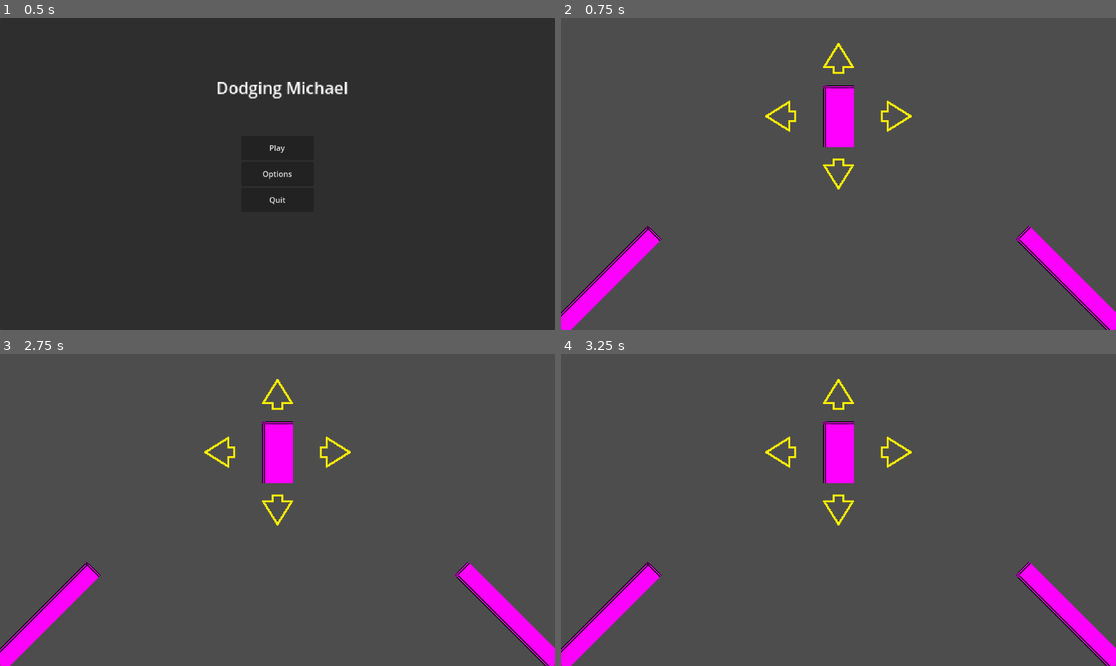
Above: before the commit, frames 1-4 (two rows, left to right).
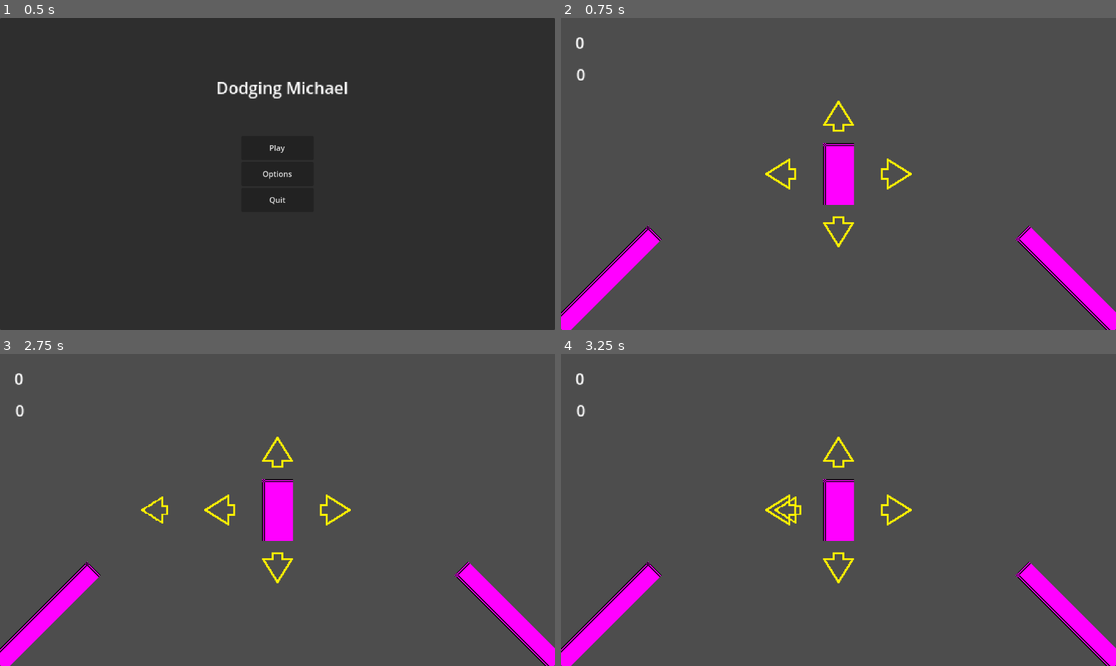
Above: after the commit, the same moments.

Repository: AlphaZero999/GAE-GameJam
Game: Godot game, scene res://scenes/main.tscn
Two runs of this game, one before a commit and one after it. Both use one fixed random seed, a clock stepped at 60 frames per second and the inputs below. Sound files missing from this copy of the repository are replaced by a short silence.
Inputs:
- Up to frame 1 (0.5 s): no input
- Up to frame 2 (0.75 s): click "Play" at 0.5 s
- Up to frame 3 (2.75 s): tap Enter at 1.25 s; tap Space at 2 s
- Up to frame 4 (3.25 s): no input

Frame 1 is identical in both runs. In frame 2, 3.0% of the frame differs, in the area x 2-64%, y 6-74%; in frame 3, 3.1%; in frame 4, 3.1%.

Commit message:
Add basic rhythm game

Diff:
--- /dev/null
+++ b/gae-gamejam/Globals/conductor_variables.gd
@@ -0,0 +1,14 @@
+extends Node
+
+signal beat
+signal measure
+
+var score = 0
+var combo = 0
+var great = 0
+var good = 0
+var okay = 0
+var missed = 0
+
+func set_score(_score):
+	score = _score
--- a/gae-gamejam/project.godot
+++ b/gae-gamejam/project.godot
@@ -14,6 +14,14 @@
 run/main_scene="uid://byhkn6vlecnxi"
 config/features=PackedStringArray("4.4", "Forward Plus")
 config/icon="res://icon.svg"
+
+[autoload]
+
+ConductorVariables="*res://Globals/conductor_variables.gd"
+
+[global_group]
+
+note=""
 
 [input]
 
--- /dev/null
+++ b/gae-gamejam/scenes/arrow/arrow.gd
@@ -0,0 +1,82 @@
+extends AnimatedSprite2D
+
+@onready var push_timer: Timer = $PushTimer
+
+## dodge_left, dodge_right, dodge_up, dodge_down
+@export var input = ""
+
+var perfect = false
+var good = false
+var okay = false
+var missed = false
+var current_note = null
+
+func _unhandled_input(event: InputEvent) -> void:
+	if event.is_action(input):
+		if event.is_action_pressed(input, false):
+			if current_note != null:
+				if perfect:
+					get_parent().get_parent().increment_score(3)
+					current_note.destroy(3)
+				elif good:
+					get_parent().get_parent().increment_score(2)
+					current_note.destroy(2)
+				elif okay:
+					get_parent().get_parent().increment_score(1)
+					current_note.destroy(1)
+				_reset()
+			else:
+				get_parent().get_parent().increment_score(0) #To reset combo
+				#current_note.destroy(0)
+		if event.is_action_pressed(input):
+			frame = 1
+		elif event.is_action_released(input):
+			push_timer.start()
+
+
+func _on_perfect_area_area_entered(area: Area2D) -> void:
+	if area.is_in_group("note"):
+		perfect = true
+		#print("Hit Perfect")
+
+func _on_perfect_area_area_exited(area: Area2D) -> void:
+	if area.is_in_group("note"):
+		perfect = false
+
+func _on_good_area_area_entered(area: Area2D) -> void:
+	if area.is_in_group("note"):
+		good = true
+		#print("Hit Good")
+
+func _on_good_area_area_exited(area: Area2D) -> void:
+	if area.is_in_group("note"):
+		good = false
+
+func _on_okay_area_area_entered(area: Area2D) -> void:
+	if area.is_in_group("note"):
+		okay = true
+		current_note = area
+		#print("Hit okay")
+
+func _on_okay_area_area_exited(area: Area2D) -> void:
+	if area.is_in_group("note"):
+		okay = false
+		current_note = null
+
+
+func _on_miss_area_area_entered(area: Area2D) -> void:
+	if area.is_in_group("note"):
+		get_parent().get_parent().increment_score(0) #To reset combo
+		area.destroy(0)
+
+
+
+func _reset():
+	current_note = null
+	perfect = false
+	good = false
+	okay = false
+	missed = false
+
+func _on_push_timer_timeout() -> void:
+	frame = 0
--- /dev/null
+++ b/gae-gamejam/scenes/arrow/arrow.tscn
@@ -0,0 +1,68 @@
+[gd_scene load_steps=9 format=3 uid="uid://cfvyhiunbdwtw"]
+
+[ext_resource type="Texture2D" uid="uid://deg14rcmbdr8a" path="res://assets/yellow_arrow_empty.png" id="1_8e2im"]
+[ext_resource type="Texture2D" uid="uid://ct2wtsnswb8nu" path="res://assets/yellow_arrow_filled.png" id="2_hp5o0"]
+[ext_resource type="Script" uid="uid://bq5c8sj1fsyhg" path="res://scenes/arrow/arrow.gd" id="3_hp5o0"]
+
+[sub_resource type="SpriteFrames" id="SpriteFrames_yigju"]
+animations = [{
+"frames": [{
+"duration": 1.0,
+"texture": ExtResource("1_8e2im")
+}, {
+"duration": 1.0,
+"texture": ExtResource("2_hp5o0")
+}],
+"loop": true,
+"name": &"default",
+"speed": 5.0
+}]
+
+[sub_resource type="RectangleShape2D" id="RectangleShape2D_8e2im"]
+size = Vector2(10, 5)
+
+[sub_resource type="RectangleShape2D" id="RectangleShape2D_hp5o0"]
+size = Vector2(10, 18)
+
+[sub_resource type="RectangleShape2D" id="RectangleShape2D_yigju"]
+size = Vector2(10, 35)
+
+[sub_resource type="RectangleShape2D" id="RectangleShape2D_bjwy3"]
+size = Vector2(10, 10)
+
+[node name="Arrow" type="AnimatedSprite2D"]
+sprite_frames = SubResource("SpriteFrames_yigju")
+script = ExtResource("3_hp5o0")
+
+[node name="PerfectArea" type="Area2D" parent="."]
+
+[node name="CollisionShape2D" type="CollisionShape2D" parent="PerfectArea"]
+shape = SubResource("RectangleShape2D_8e2im")
+
+[node name="GoodArea" type="Area2D" parent="."]
+
+[node name="CollisionShape2D" type="CollisionShape2D" parent="GoodArea"]
+shape = SubResource("RectangleShape2D_hp5o0")
+
+[node name="OkayArea" type="Area2D" parent="."]
+
+[node name="CollisionShape2D" type="CollisionShape2D" parent="OkayArea"]
+shape = SubResource("RectangleShape2D_yigju")
+
+[node name="MissArea" type="Area2D" parent="."]
+position = Vector2(0, 40)
+
+[node name="CollisionShape2D" type="CollisionShape2D" parent="MissArea"]
+shape = SubResource("RectangleShape2D_bjwy3")
+
+[node name="PushTimer" type="Timer" parent="."]
+wait_time = 0.1
+
+[connection signal="area_entered" from="PerfectArea" to="." method="_on_perfect_area_area_entered"]
+[connection signal="area_exited" from="PerfectArea" to="." method="_on_perfect_area_area_exited"]
+[connection signal="area_entered" from="GoodArea" to="." method="_on_good_area_area_entered"]
+[connection signal="area_exited" from="GoodArea" to="." method="_on_good_area_area_exited"]
+[connection signal="area_entered" from="OkayArea" to="." method="_on_okay_area_area_entered"]
+[connection signal="area_exited" from="OkayArea" to="." method="_on_okay_area_area_exited"]
+[connection signal="area_entered" from="MissArea" to="." method="_on_miss_area_area_entered"]
+[connection signal="timeout" from="PushTimer" to="." method="_on_push_timer_timeout"]
--- /dev/null
+++ b/gae-gamejam/scenes/conductor/conductor.gd
@@ -0,0 +1,64 @@
+extends AudioStreamPlayer
+
+@onready var start_timer: Timer = $StartTimer
+
+
+@export var bpm = 100
+@export var measures = 4
+
+var song_position = 0.0
+var song_position_in_beats = 1
+var sec_per_beat = 60 / bpm
+var last_reported_beat = 0
+var beats_before_start = 0
+var measure = 1
+
+var closest = 0
+var time_off_beat = 0.0
+
+func _ready() -> void:
+	sec_per_beat = 60.0 / bpm
+
+func _physics_process(delta: float) -> void:
+	if playing:
+		song_position = get_playback_position() + AudioServer.get_time_since_last_mix()
+		song_position -= AudioServer.get_output_latency()
+		song_position_in_beats = int(floor(song_position / sec_per_beat)) + beats_before_start
+		_report_beat()
+
+
+func _report_beat():
+	if last_reported_beat < song_position_in_beats:
+		if measure > measures:
+			measure = 1
+		ConductorVariables.beat.emit(song_position_in_beats)
+		ConductorVariables.measure.emit(measure)
+		last_reported_beat = song_position_in_beats
+		measure += 1
+
+# Play beats before the song is starting
+func play_with_beats_offset(num):
+	beats_before_start = num
+	start_timer.wait_time = sec_per_beat
+	start_timer.start()
+
+# Play the beat on offset
+func play_from_beat(beat, offset):
+	play()
+	seek(beat * sec_per_beat)
+	beats_before_start = offset
+
+	measure = beat % measures
+
+
+func _on_start_timer_timeout() -> void:
+	song_position_in_beats += 1
+	if song_position_in_beats < beats_before_start - 1:
+		start_timer.start()
+	elif song_position_in_beats == beats_before_start - 1:
+		start_timer.wait_time = start_timer.wait_time - (AudioServer.get_time_to_next_mix() + AudioServer.get_output_latency())
+		start_timer.start()
+	else:
+		play()
+		start_timer.stop()
+	_report_beat()
--- /dev/null
+++ b/gae-gamejam/scenes/conductor/conductor.tscn
@@ -0,0 +1,10 @@
+[gd_scene load_steps=2 format=3 uid="uid://ciunrdwh6ohpj"]
+
+[ext_resource type="Script" uid="uid://d4cxj4i1gq8yw" path="res://scenes/conductor/conductor.gd" id="1_5fucu"]
+
+[node name="Conductor" type="AudioStreamPlayer"]
+script = ExtResource("1_5fucu")
+
+[node name="StartTimer" type="Timer" parent="."]
+
+[connection signal="timeout" from="StartTimer" to="." method="_on_start_timer_timeout"]
--- a/gae-gamejam/scenes/game/game.gd
+++ b/gae-gamejam/scenes/game/game.gd
@@ -1 +1,188 @@
 extends Node
+
+@onready var conductor: AudioStreamPlayer = $Conductor
+
+@onready var spawn_left: Node2D = %SpawnLeft
+@onready var spawn_right: Node2D = %SpawnRight
+@onready var spawn_up: Node2D = %SpawnUp
+@onready var spawn_down: Node2D = %SpawnDown
+
+
+var score = 0
+var combo = 0
+
+var max_combo = 0
+var great = 0
+var good = 0
+var okay = 0
+var missed = 0
+
+var bpm = 115
+
+var song_position = 0.0
+var song_position_in_beats = 0
+var last_spawned_beat = 0
+var sec_per_beat = 60.0 / bpm
+
+var spawn_1_beat = 0
+var spawn_2_beat = 0
+var spawn_3_beat = 1
+var spawn_4_beat = 0
+
+var spawn_point
+var direction
+
+var rand = 0
+var note = preload("res://scenes/note/note.tscn")
+var instance
+
+var rng = RandomNumberGenerator.new()
+
+func _ready() -> void:
+	conductor.play_with_beats_offset(4)
+	#conductor.play_from_beat(150, 8)
+
+	ConductorVariables.connect("beat", _on_Conductor_beat)
+	ConductorVariables.connect("measure", _on_Conductor_measure)
+
+
+func _on_Conductor_measure(position):
+	if position == 1:
+		_spawn_notes(spawn_1_beat)
+	elif position == 2:
+		_spawn_notes(spawn_2_beat)
+	elif position == 3:
+		_spawn_notes(spawn_3_beat)
+	elif position == 4:
+		_spawn_notes(spawn_4_beat)
+
+
+func _on_Conductor_beat(position):
+	song_position_in_beats = position
+	if song_position_in_beats > 36:
+		spawn_1_beat = 1
+		spawn_2_beat = 1
+		spawn_3_beat = 1
+		spawn_4_beat = 1
+	if song_position_in_beats > 98:
+		spawn_1_beat = 2
+		spawn_2_beat = 0
+		spawn_3_beat = 1
+		spawn_4_beat = 0
+	if song_position_in_beats > 132:
+		spawn_1_beat = 0
+		spawn_2_beat = 2
+		spawn_3_beat = 0
+		spawn_4_beat = 2
+	if song_position_in_beats > 162:
+		spawn_1_beat = 2
+		spawn_2_beat = 2
+		spawn_3_beat = 1
+		spawn_4_beat = 1
+	if song_position_in_beats > 194:
+		spawn_1_beat = 2
+		spawn_2_beat = 2
+		spawn_3_beat = 1
+		spawn_4_beat = 2
+	if song_position_in_beats > 228:
+		spawn_1_beat = 0
+		spawn_2_beat = 2
+		spawn_3_beat = 1
+		spawn_4_beat = 2
+	if song_position_in_beats > 258:
+		spawn_1_beat = 1
+		spawn_2_beat = 2
+		spawn_3_beat = 1
+		spawn_4_beat = 2
+	if song_position_in_beats > 288:
+		spawn_1_beat = 0
+		spawn_2_beat = 2
+		spawn_3_beat = 0
+		spawn_4_beat = 2
+	if song_position_in_beats > 322:
+		spawn_1_beat = 3
+		spawn_2_beat = 2
+		spawn_3_beat = 2
+		spawn_4_beat = 1
+	if song_position_in_beats > 388:
+		spawn_1_beat = 1
+		spawn_2_beat = 0
+		spawn_3_beat = 0
+		spawn_4_beat = 0
+	if song_position_in_beats > 396:
+		spawn_1_beat = 0
+		spawn_2_beat = 0
+		spawn_3_beat = 0
+		spawn_4_beat = 0
+	if song_position_in_beats > 404:
+		ConductorVariables.set_score(score)
+		ConductorVariables.combo = max_combo
+		ConductorVariables.great = great
+		ConductorVariables.good = good
+		ConductorVariables.okay = okay
+		ConductorVariables.missed = missed
+		if get_tree().change_scene("res://Scenes/End.tscn") != OK:
+			print ("Error changing scene to End")
+
+
+func _spawn_notes(to_spawn):
+	if to_spawn > 0:
+		direction = rng.randi_range(0, 4)
+		instance = note.instantiate()
+		init_note(direction)
+	if to_spawn > 1:
+		while rand == direction:
+			rand = rng.randi_range(0, 4)
+		direction = rand
+		instance = note.instantiate()
+		init_note(direction)
+
+
+func init_note(direction: int):
+	match direction:
+			0:
+				instance.initialize(Vector2(-1, 0)) # Left
+				add_child(instance)
+				instance.position = spawn_left.position
+			1:
+				instance.initialize(Vector2(1, 0)) # Right
+				add_child(instance)
+				instance.position = spawn_right.position
+			2:
+				instance.initialize(Vector2(0, -1)) # Up
+				add_child(instance)
+				instance.position = spawn_up.position
+			3:
+				instance.initialize(Vector2(0, 1)) # Down
+				add_child(instance)
+				instance.position = spawn_down.position
+
+func increment_score(by):
+	if by > 0:
+		combo += 1
+	else:
+		combo = 0
+
+	if by == 3:
+		great += 1
+	elif by == 2:
+		good += 1
+	elif by == 1:
+		okay += 1
+	else:
+		missed += 1
+
+
+	score += by * combo
+	$Label.text = str(score)
+	if combo > 0:
+		$Combo.text = str(combo) + " combo!"
+		if combo > max_combo:
+			max_combo = combo
+	else:
+		$Combo.text = ""
+
+
+func reset_combo():
+	combo = 0
+	$Combo.text = "0"
--- a/gae-gamejam/scenes/game/game.tscn
+++ b/gae-gamejam/scenes/game/game.tscn
@@ -1,8 +1,10 @@
-[gd_scene load_steps=5 format=3 uid="uid://4kda0hh3krtd"]
+[gd_scene load_steps=7 format=3 uid="uid://4kda0hh3krtd"]
 
 [ext_resource type="Script" uid="uid://dr4yhxkntfpvm" path="res://scenes/game/game.gd" id="1_7h61r"]
 [ext_resource type="PackedScene" uid="uid://ds80oqt87s0qt" path="res://scenes/player/player.tscn" id="1_sul5r"]
-[ext_resource type="Texture2D" uid="uid://deg14rcmbdr8a" path="res://assets/yellow_arrow_empty.png" id="3_0sr1o"]
+[ext_resource type="PackedScene" uid="uid://cfvyhiunbdwtw" path="res://scenes/arrow/arrow.tscn" id="3_kelw5"]
+[ext_resource type="PackedScene" uid="uid://ciunrdwh6ohpj" path="res://scenes/conductor/conductor.tscn" id="4_kelw5"]
+[ext_resource type="AudioStream" uid="uid://bt5q71jxwuvmr" path="res://assets/noodles.mp3" id="5_lfrn8"]
 
 [sub_resource type="PlaceholderTexture2D" id="PlaceholderTexture2D_0sr1o"]
 size = Vector2(20, 140)
@@ -11,32 +13,48 @@
 script = ExtResource("1_7h61r")
 
 [node name="Player" parent="." instance=ExtResource("1_sul5r")]
-position = Vector2(0, -60)
 
 [node name="Camera2D" type="Camera2D" parent="."]
 zoom = Vector2(2, 2)
 
-[node name="Arrows" type="Node2D" parent="."]
-position = Vector2(0, -60)
+[node name="PlayArea" type="Node2D" parent="."]
 
-[node name="ArrowLeft" type="Sprite2D" parent="Arrows"]
+[node name="ArrowLeft" parent="PlayArea" instance=ExtResource("3_kelw5")]
 position = Vector2(-60, 0)
 rotation = -1.5708
-texture = ExtResource("3_0sr1o")
+input = "dodge_left"
 
-[node name="ArrowRight" type="Sprite2D" parent="Arrows"]
+[node name="ArrowRight" parent="PlayArea" instance=ExtResource("3_kelw5")]
 position = Vector2(60, 0)
 rotation = 1.5708
-texture = ExtResource("3_0sr1o")
+input = "dodge_right"
 
-[node name="ArrowUp" type="Sprite2D" parent="Arrows"]
+[node name="ArrowUp" parent="PlayArea" instance=ExtResource("3_kelw5")]
 position = Vector2(0, -60)
-texture = ExtResource("3_0sr1o")
+input = "dodge_up"
 
-[node name="ArrowDown" type="Sprite2D" parent="Arrows"]
+[node name="ArrowDown" parent="PlayArea" instance=ExtResource("3_kelw5")]
 position = Vector2(0, 60)
-rotation = -3.14159
-texture = ExtResource("3_0sr1o")
+rotation = 3.14159
+input = "dodge_down"
+
+[node name="Spawns" type="Node2D" parent="PlayArea"]
+
+[node name="SpawnLeft" type="Node2D" parent="PlayArea/Spawns"]
+unique_name_in_owner = true
+position = Vector2(-150, 0)
+
+[node name="SpawnRight" type="Node2D" parent="PlayArea/Spawns"]
+unique_name_in_owner = true
+position = Vector2(150, 0)
+
+[node name="SpawnUp" type="Node2D" parent="PlayArea/Spawns"]
+unique_name_in_owner = true
+position = Vector2(0, -150)
+
+[node name="SpawnDown" type="Node2D" parent="PlayArea/Spawns"]
+unique_name_in_owner = true
+position = Vector2(0, 150)
 
 [node name="Pistols" type="Node2D" parent="."]
 position = Vector2(0, 110)
@@ -50,3 +68,22 @@
 position = Vector2(240, 0)
 rotation = -0.785398
 texture = SubResource("PlaceholderTexture2D_0sr1o")
+
+[node name="Conductor" parent="." instance=ExtResource("4_kelw5")]
+stream = ExtResource("5_lfrn8")
+volume_db = -14.991
+bpm = 87
+
+[node name="Label" type="Label" parent="."]
+offset_left = -273.0
+offset_top = -148.0
+offset_right = -233.0
+offset_bottom = -125.0
+text = "0"
+
+[node name="Combo" type="Label" parent="."]
+offset_left = -272.0
+offset_top = -115.0
+offset_right = -232.0
+offset_bottom = -92.0
+text = "0"
--- /dev/null
+++ b/gae-gamejam/scenes/note/note.gd
@@ -0,0 +1,62 @@
+extends Area2D
+
+var dist_to_target = 150
+var direction: Vector2
+
+var speed = 0
+var hit = false
+
+var destroy_threshold = 200
+
+
+func _ready():
+	pass
+
+
+func _physics_process(delta):
+	if !hit:
+		position -= speed * delta * direction
+		if position.length() > destroy_threshold:
+			queue_free()
+			get_parent().reset_combo()
+	else:
+		$Node2D.position += speed * delta * direction
+
+
+func initialize(_direction: Vector2):
+	direction = _direction
+	if direction == Vector2(-1, 0): # Left
+		$AnimatedSprite.frame = 0
+	elif direction == Vector2(1, 0): # Right
+		$AnimatedSprite.frame = 1
+	elif direction == Vector2(0, -1): # Up
+		$AnimatedSprite.frame = 2
+	elif direction == Vector2(0, 1): # Down
+		$AnimatedSprite.frame = 3
+	else:
+		printerr("Invalid note initialization: " + str(_direction))
+		return
+	#dist_to_target = _spawn_point
+	speed = dist_to_target / 1.0
+
+
+func destroy(score):
+	$CPUParticles2D.emitting = true
+	$AnimatedSprite.visible = false
+	$Timer.start()
+	hit = true
+	if score == 3:
+		$Node2D/Label.text = "PERFECT"
+		$Node2D/Label.modulate = Color("f6d6bd")
+	elif score == 2:
+		$Node2D/Label.text = "GOOD"
+		$Node2D/Label.modulate = Color("c3a38a")
+	elif score == 1:
+		$Node2D/Label.text = "OKAY"
+		$Node2D/Label.modulate = Color("997577")
+	elif score == 0:
+		$Node2D/Label.text = "MISS"
+		$Node2D/Label.modulate = Color("e32619")
+
+func _on_timer_timeout() -> void:
+	queue_free()
--- /dev/null
+++ b/gae-gamejam/scenes/note/note.tscn
@@ -0,0 +1,64 @@
+[gd_scene load_steps=8 format=3 uid="uid://b78ekg0u4sfg8"]
+
+[ext_resource type="Script" uid="uid://ctmjdxx12kame" path="res://scenes/note/note.gd" id="1_wbc10"]
+[ext_resource type="Texture2D" uid="uid://clun5nvt1ncru" path="res://assets/small_arrow_left.png" id="2_k2mhf"]
+[ext_resource type="Texture2D" uid="uid://chgrvc4mm7oev" path="res://assets/small_arrow_right.png" id="3_r3yrw"]
+[ext_resource type="Texture2D" uid="uid://cws5s0wfjy5wm" path="res://assets/small_arrow_up.png" id="4_jq368"]
+[ext_resource type="Texture2D" uid="uid://ba0ksfathbbp3" path="res://assets/small_arrow_down.png" id="5_q2g3p"]
+
+[sub_resource type="SpriteFrames" id="SpriteFrames_cge7e"]
+animations = [{
+"frames": [{
+"duration": 1.0,
+"texture": ExtResource("2_k2mhf")
+}, {
+"duration": 1.0,
+"texture": ExtResource("3_r3yrw")
+}, {
+"duration": 1.0,
+"texture": ExtResource("4_jq368")
+}, {
+"duration": 1.0,
+"texture": ExtResource("5_q2g3p")
+}],
+"loop": true,
+"name": &"default",
+"speed": 5.0
+}]
+
+[sub_resource type="RectangleShape2D" id="RectangleShape2D_505v3"]
+size = Vector2(10, 10)
+
+[node name="Note" type="Area2D" groups=["note"]]
+script = ExtResource("1_wbc10")
+
+[node name="AnimatedSprite" type="AnimatedSprite2D" parent="."]
+sprite_frames = SubResource("SpriteFrames_cge7e")
+
+[node name="CollisionShape2D" type="CollisionShape2D" parent="."]
+shape = SubResource("RectangleShape2D_505v3")
+
+[node name="CPUParticles2D" type="CPUParticles2D" parent="."]
+emitting = false
+amount = 16
+lifetime = 0.3
+one_shot = true
+explosiveness = 0.8
+emission_shape = 1
+emission_sphere_radius = 1.0
+spread = 180.0
+gravity = Vector2(0, 0)
+initial_velocity_min = 100.0
+initial_velocity_max = 100.0
+linear_accel_min = -100.0
+
+[node name="Timer" type="Timer" parent="."]
+wait_time = 0.5
+
+[node name="Node2D" type="Node2D" parent="."]
+
+[node name="Label" type="Label" parent="Node2D"]
+offset_right = 40.0
+offset_bottom = 23.0
+
+[connection signal="timeout" from="Timer" to="." method="_on_timer_timeout"]
Not shown, added: gae-gamejam/Globals/conductor_variables.gd.uid
Not shown, added: gae-gamejam/assets/noodles.mp3.import
Binary file added: gae-gamejam/assets/small_arrow_down.png
Not shown, added: gae-gamejam/assets/small_arrow_down.png.import
Binary file added: gae-gamejam/assets/small_arrow_left.png
Not shown, added: gae-gamejam/assets/small_arrow_left.png.import
Binary file added: gae-gamejam/assets/small_arrow_right.png
Not shown, added: gae-gamejam/assets/small_arrow_right.png.import
Binary file added: gae-gamejam/assets/small_arrow_up.png
Not shown, added: gae-gamejam/assets/small_arrow_up.png.import
Binary file added: gae-gamejam/assets/yellow_arrow_filled.png
Not shown, added: gae-gamejam/assets/yellow_arrow_filled.png.import
(and 4 more such lines)
